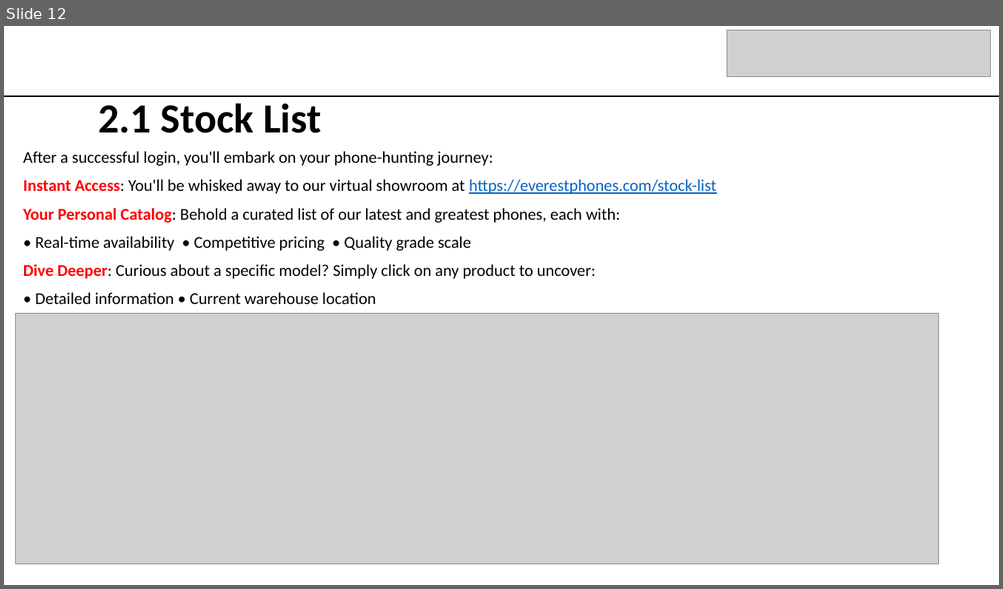
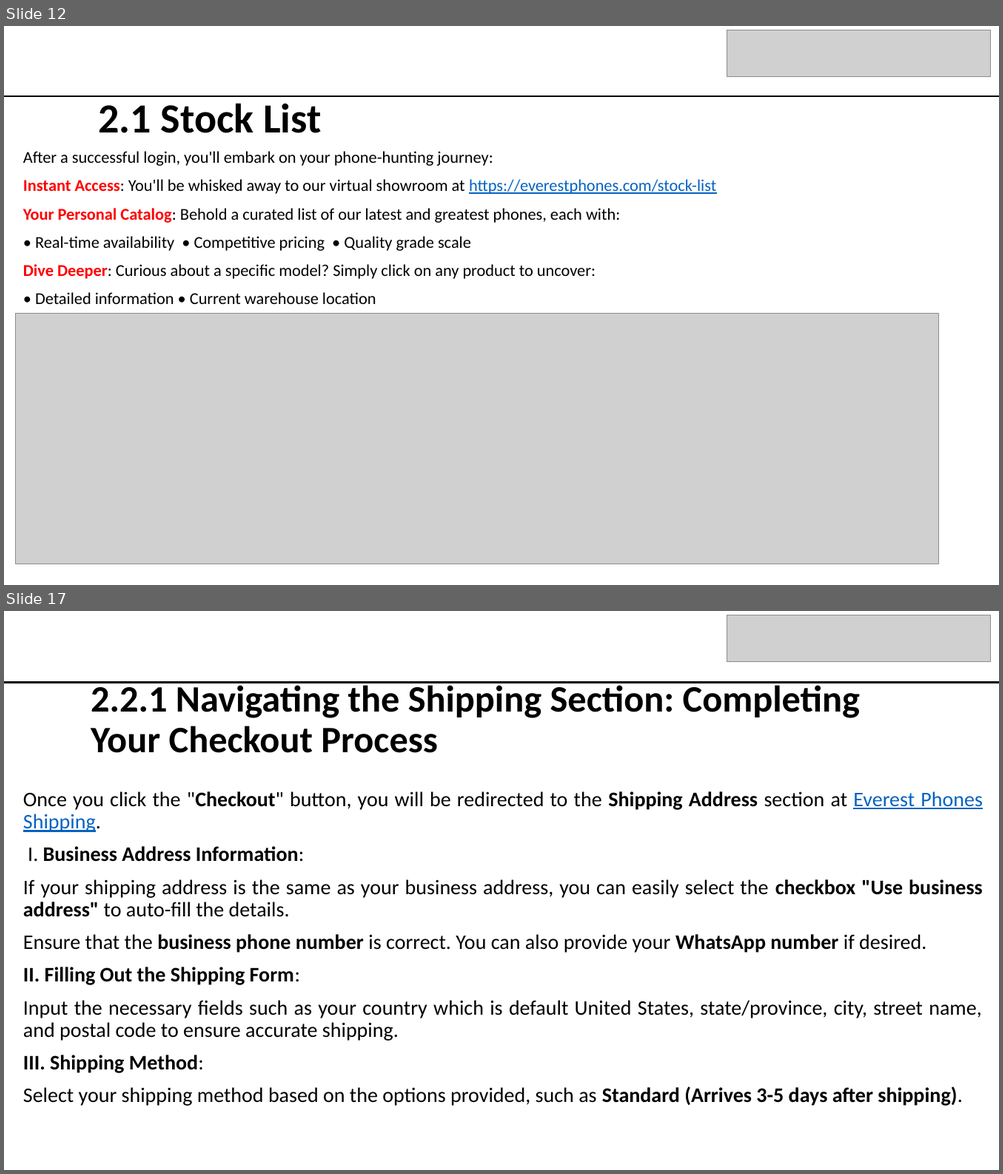
Before and after one commit to bidhan948/Everest-Phones-User-Manual, a slide deck: EVEREST PHONES.pptx. Shown one above the other, each under a label of ours: slide 12 before the commit, slides 12 and 17 after it; the slides between them are not shown. The pictures are 1003x589 and 1003x1174 pixels, drawn with LibreOffice and Linux fonts; fonts in the diff are those of the drawing; grey boxes stand for pictures. Boxes give left, top, right and bottom in pixels: in the first picture for what was removed or moved away, otherwise in the second. Text is boxed around its words. In the diff, an @@ line names an element or a change of style, - is before the commit and + after.

Commit message:
Checkout

```diff
--- a/EVEREST PHONES.pptx
+++ b/EVEREST PHONES.pptx
@@ slide 17 added at (4, 611, 999, 1170), background #FFFFFF @@
@@ picture added at (727, 615, 990, 663) @@
@@ line added from (4, 683) to (999, 683), #000000 1.5 pt @@
@@ title added at (91, 681, 859, 753), 36 pt, text #000000, bold @@
+2.2.1 Navigating the Shipping Section: Completing Your Checkout Process
@@ subtitle added at (23, 792, 982, 1106), 20 pt, text #000000 @@
+Once you click the "Checkout" button, you will be redirected to the Shipping Address section at Everest Phones Shipping.
+I. Business Address Information:
+If your shipping address is the same as your business address, you can easily select the checkbox "Use business address" to auto-fill the details.
+Ensure that the business phone number is correct. You can also provide your WhatsApp number if desired.
+II. Filling Out the Shipping Form:
+Input the necessary fields such as your country which is default United States, state/province, city, street name, and postal code to ensure accurate shipping.
+III. Shipping Method:
+Select your shipping method based on the options provided, such as Standard (Arrives 3-5 days after shipping).
```
Also in this commit, not shown: 4 slides changed, 8 other slides added.
